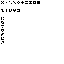
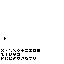
Comparing the layer stacks of the two 64px x 64px images. Changes:
added layer "Paint Layer 3" above "Paint Layer 1" over [1,1,40,60]
painted on "Paint Layer 1" over [1,1,40,60]
